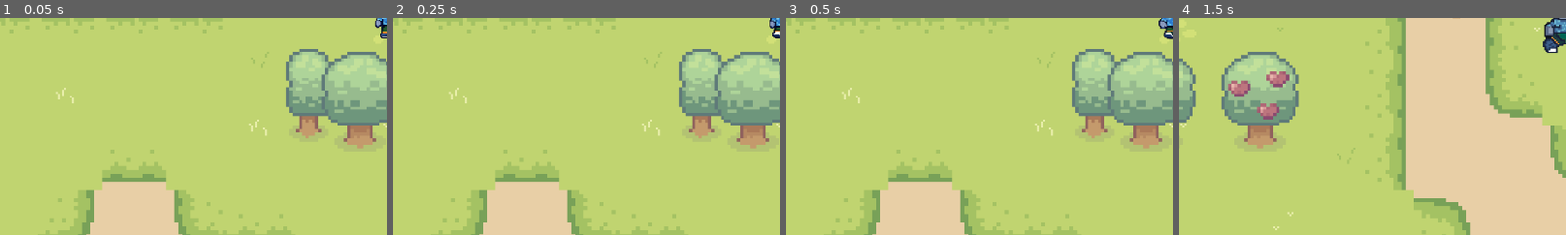
Above: before the commit, frames 1-4 (left to right).
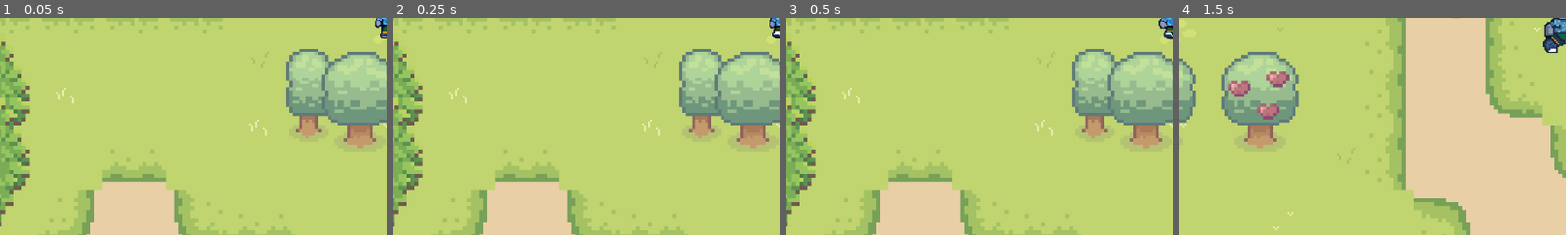
Above: after the commit, the same moments.

Repository: Tsukiyomiii-ux/Skoalars_GameDevCS
Game: Godot game, scene res://Assets/Scene/main_island.tscn
The game is run twice, just before and just after one commit, with the same random seed, the same clock (stepped at 60 frames per second) and the same inputs. This scene is started directly instead of the project's main scene.
Inputs:
- Up to frame 1 (0.05 s): no input
- Up to frame 2 (0.25 s): no input
- Up to frame 3 (0.5 s): no input
- Up to frame 4 (1.5 s): tap Enter (ui_accept) at 0.5, 0.77 s; hold Right (ui_right) from 0.53 s (still down)
The pictures show only the part of the screen within x 0-50%, y 50-100%; the shares and areas given below are measured in that part.

The runs differ from the first frame. In frame 1, 4.1% of the frame differs, in the area x 0-8%, y 10-96%; in frame 2, 4.1%; in frame 3, 4.1%; in frame 4, nothing differs.

Commit message:
Update main_island.tscn

Diff:
--- a/Assets/Scene/main_island.tscn
+++ b/Assets/Scene/main_island.tscn
@@ -463,6 +463,14 @@
 [sub_resource type="TileSet" id="TileSet_o4rl6"]
 sources/0 = SubResource("TileSetAtlasSource_884xs")
 
+[sub_resource type="TileSetAtlasSource" id="TileSetAtlasSource_htla3"]
+texture = ExtResource("12_1oq35")
+0:14/size_in_atlas = Vector2i(3, 3)
+0:14/0 = 0
+
+[sub_resource type="TileSet" id="TileSet_t4n34"]
+sources/0 = SubResource("TileSetAtlasSource_htla3")
+
 [sub_resource type="TileSetAtlasSource" id="TileSetAtlasSource_mqwxg"]
 texture = ExtResource("5_s1d72")
 0:0/0 = 0
@@ -632,6 +640,10 @@
 tile_map_data = PackedByteArray("AAAMAO//AAARAAAAAAABAPb/AAAGAAQAAAAAAPb/AAAGAAQAAAAAAPX/AAAGAAQAAAACAPb/AAAGAAQAAAADAP …(544 unchanged characters)…
 tile_set = SubResource("TileSet_o4rl6")
 
+[node name="morePlanr" type="TileMapLayer" parent="Garden" unique_id=979757364]
+tile_map_data = PackedByteArray("AAD0//f/AAAAAA4AAAD1//f/AAAAAA4AAAD1/wEAAAAAAA4AAAD1/wIAAAAAAA4AAAA=")
+tile_set = SubResource("TileSet_t4n34")
+
 [node name="Pond" type="TileMapLayer" parent="." unique_id=212589961]
 position = Vector2(18, 1)
 
Not shown: 2 places in Assets/Scene/main_island.tscn that only renumber resources
